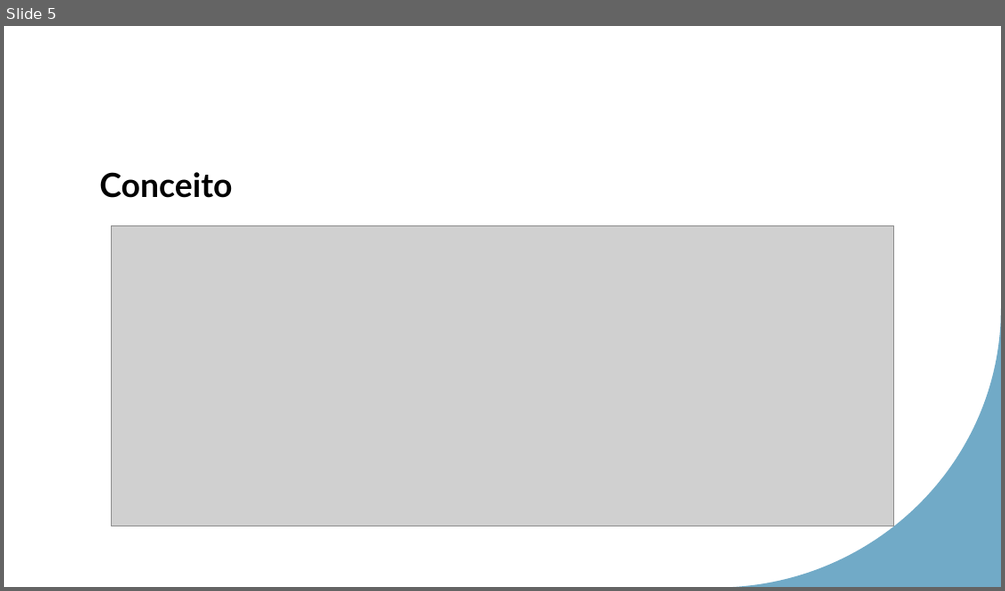
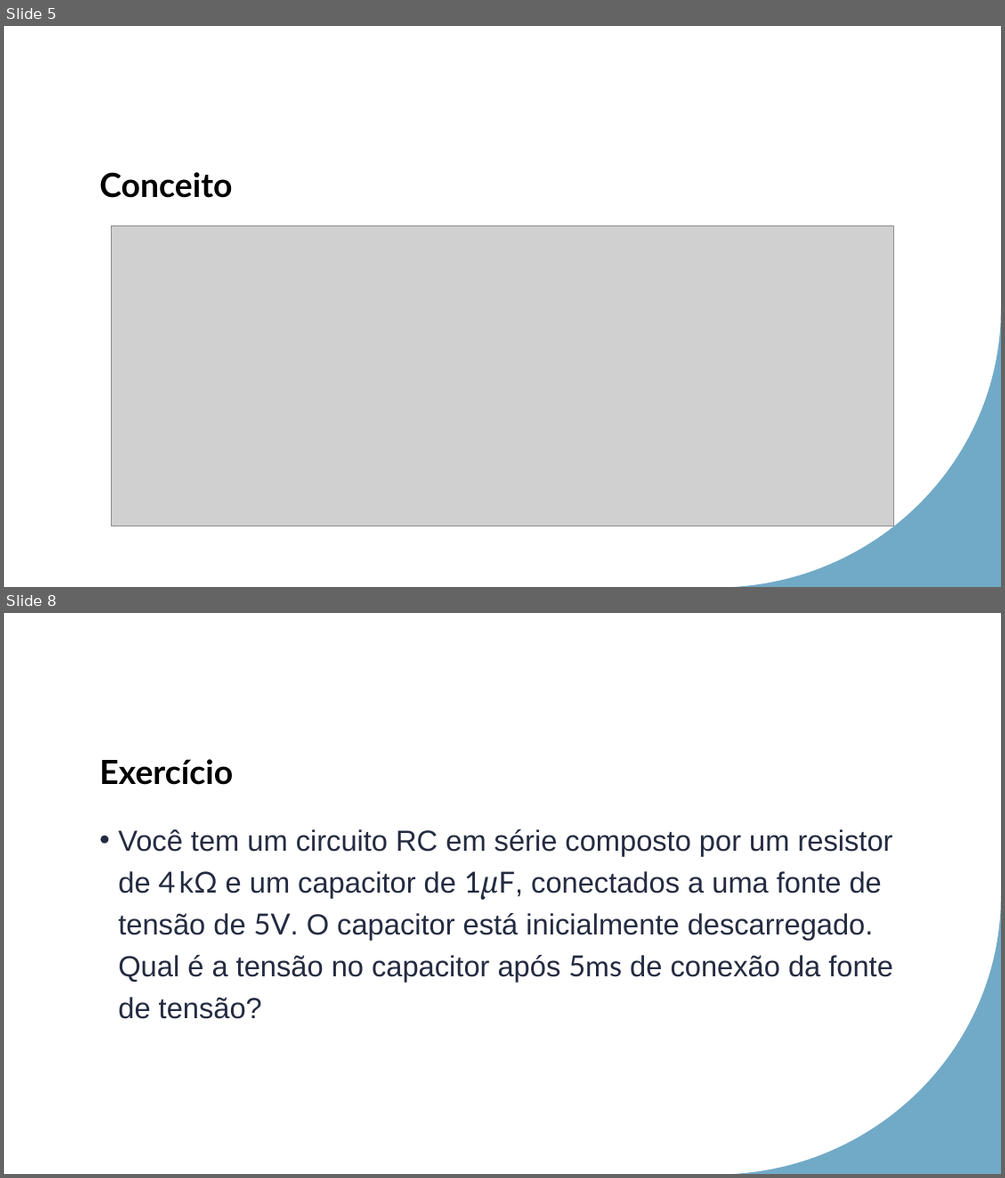
Before and after one commit to LeonardoRaiz/FATEC, a slide deck: Aulas/IoT/PPT/Aula 03/Aula 03.pptx. Shown one above the other, each under a label of ours: slide 5 before the commit, slides 5 and 8 after it; the slides between them are not shown. The pictures are 1005x591 and 1005x1178 pixels, drawn with LibreOffice and Linux fonts; fonts in the diff are those of the drawing; grey boxes stand for pictures. Boxes give left, top, right and bottom in pixels: in the first picture for what was removed or moved away, otherwise in the second. Text is boxed around its words. In the diff, an @@ line names an element or a change of style, - is before the commit and + after.

```diff
--- a/Aulas/IoT/PPT/Aula 03/Aula 03.pptx
+++ b/Aulas/IoT/PPT/Aula 03/Aula 03.pptx
@@ slide 8 added at [4, 613, 1001, 1174], background #FFFFFF; not listed: 1 template element that a slide beside it also shows @@
@@ title added at [99, 759, 233, 785], 32 pt, text #000000, bold @@
+Exercício
@@ text added at [118, 829, 893, 1019], 28 pt, text #242B41 @@
+• Você tem um circuito RC em série composto por um resistor de 4 kΩ e um capacitor de 1μF, conectados a uma fonte de tensão de 5V. O capacitor está inicialmente descarregado. Qual é a tensão no capacitor após 5ms de conexão da fonte de tensão?
```
Also in this commit, not shown: 1 slide changed, 2 other slides added, 1 other file.
